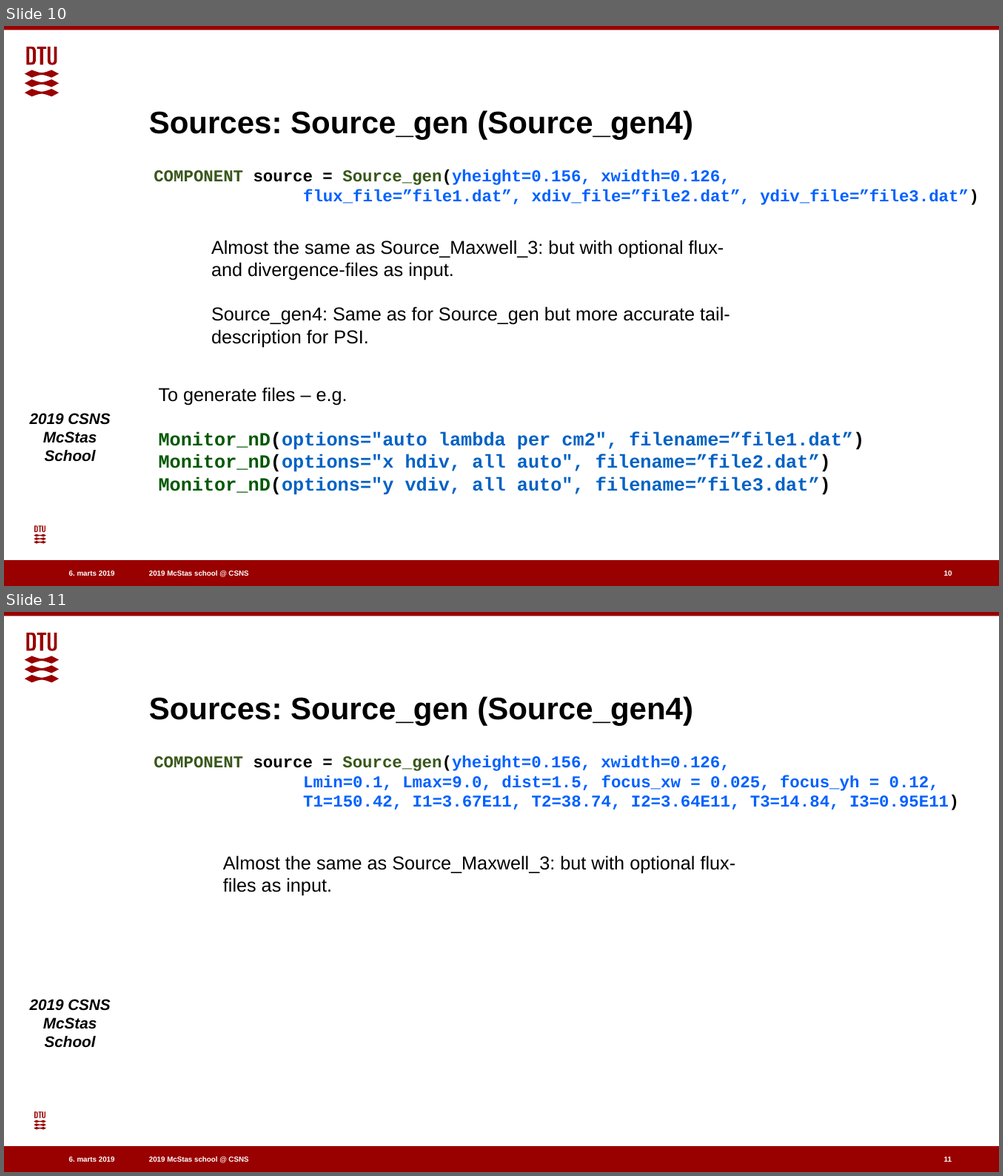
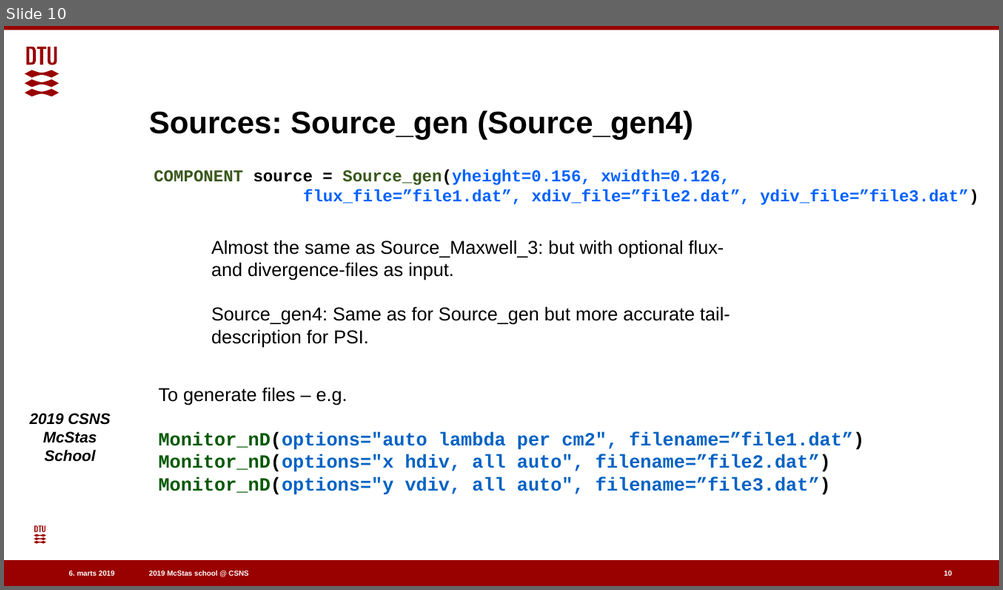
Before and after one commit to eddymaoui/Schools, a slide deck: CSNS_March_2019/1_Monday_March_25th/2_Sources_and_Monitors_2.odp. Shown one above the other, each under a label of ours: slides 10 and 11 before the commit, slide 10 after it. The pictures are 1003x1176 and 1003x590 pixels, drawn with LibreOffice and Linux fonts; fonts in the diff are those of the drawing; background and template pictures are left out. Boxes give left, top, right and bottom in pixels: in the first picture for what was removed or moved away, otherwise in the second. Text is boxed around its words. In the diff, an @@ line names an element or a change of style, - is before the commit and + after.

```diff
--- a/CSNS_March_2019/1_Monday_March_25th/2_Sources_and_Monitors_2.odp
+++ b/CSNS_March_2019/1_Monday_March_25th/2_Sources_and_Monitors_2.odp
@@ slide 11 removed at (4,612,999,1172), background #FFFFFF; not listed: 7 template elements that a slide beside it also shows @@
@@ title removed at (149,696,693,726) @@
-Sources: Source_gen (Source_gen4)
@@ text removed at (153,756,959,810) @@
-COMPONENT source = Source_gen(yheight=0.156, xwidth=0.126,
-Lmin=0.1, Lmax=9.0, dist=1.5, focus_xw = 0.025, focus_yh = 0.12,
-T1=150.42, I1=3.67E11, T2=38.74, I2=3.64E11, T3=14.84, I3=0.95E11)
@@ text removed at (223,855,736,896) @@
-Almost the same as Source_Maxwell_3: but with optional flux-files as input.
@@ page number removed at (944,1157,951,1162) @@
-11
```
Also in this commit, not shown: 2 slides changed, 3 slides added, 1 other file.
